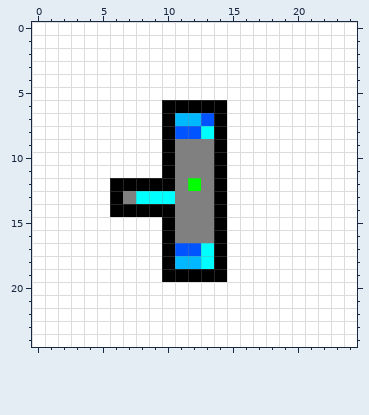
One commit to this pixel-art sprite: Assets/GameData/Sublevels_Lvl1/Map_SubLvls1/Lvl1Sub4.png. Above is the file before it was changed.
The file is 25x25 pixels.
After:
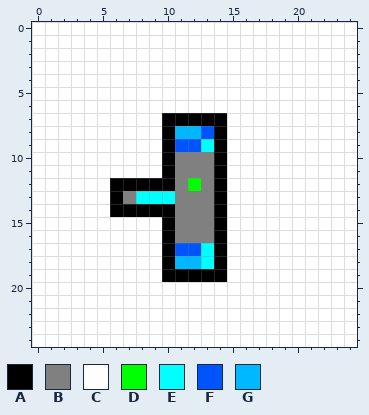
Palette (. is transparent): A #000000  B #808080  C #ffffff  D #00ff00  E #00ffff  F #0054ff  G #00b8ff
From old to new:
y 6: x 10..14 AAAAA -> CCCCC
y 7: x 11..13 GGF -> AAA
y 8: x 11..13 FFE -> GGF
y 9: x 11..13 BBB -> FFE
Boxes around the changes in both pictures, in picture pixels (x1, y1, x2, y2):
changed: (162, 100, 227, 152)
